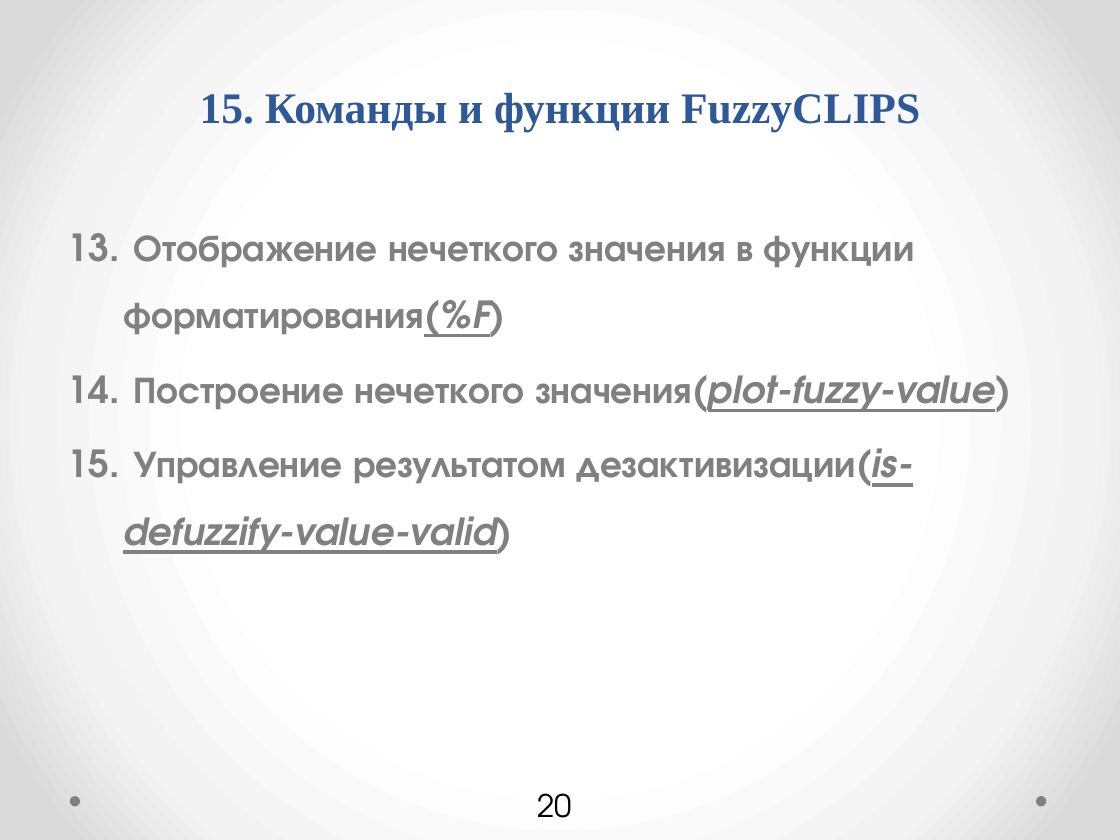
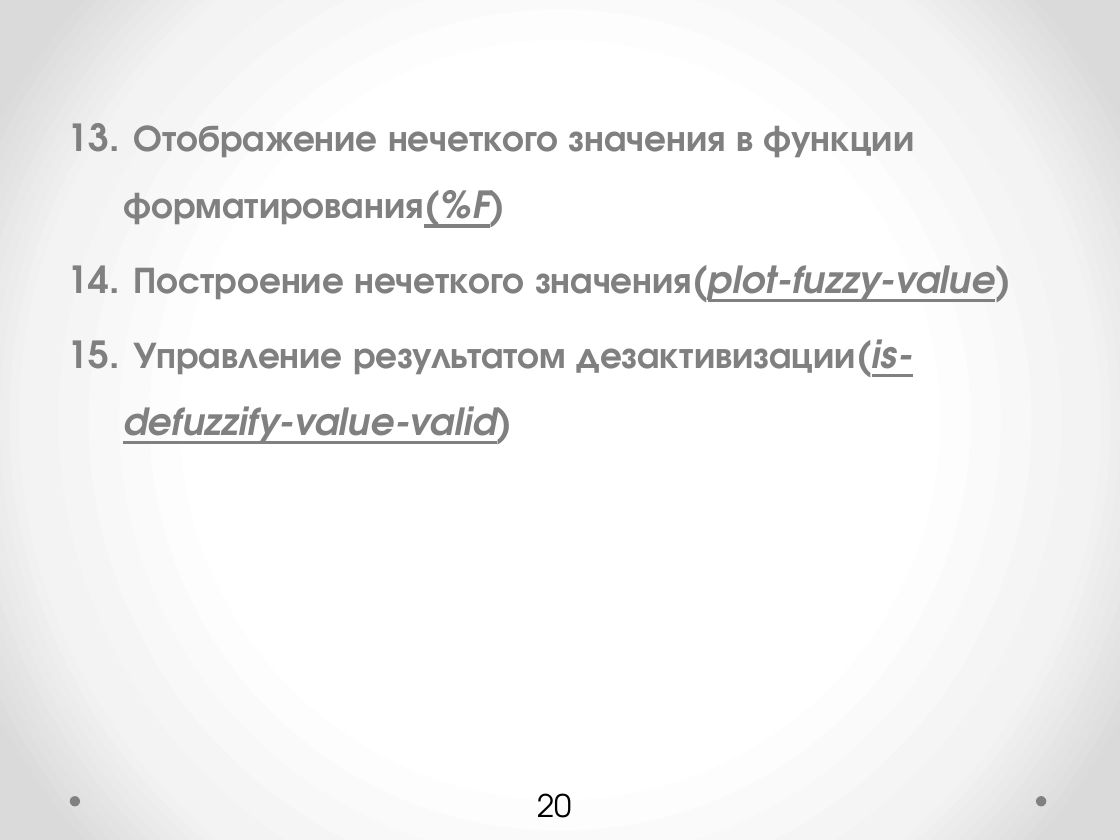
Before and after one commit to petr-r94/ResearchDocsPack, a slide deck: slide 20 of FuzzyCLIPS_End_release.pptx. Drawn at 1120x840 pixels with LibreOffice and Linux fonts; fonts in the diff are those of the drawing. Boxes give left, top, right and bottom in pixels: in the first picture for what was removed or moved away, otherwise in the second. Text is boxed around its words. In the diff, an @@ line names an element or a change of style, - is before the commit and + after.

```diff
--- a/FuzzyCLIPS_End_release.pptx
+++ b/FuzzyCLIPS_End_release.pptx
@@ text "Отображение нечеткого значения в функции ...": place and size @@
-text "Отображение нечеткого значения в функции ..." at (123,235,1011,554)
+text "Отображение нечеткого значения в функции ..." at (123,125,1011,444)
@@ text removed at (200,92,920,132) @@
-15. Команды и функции FuzzyCLIPS
```
Also in this commit, not shown: 16 other slides changed, 1 other file.
